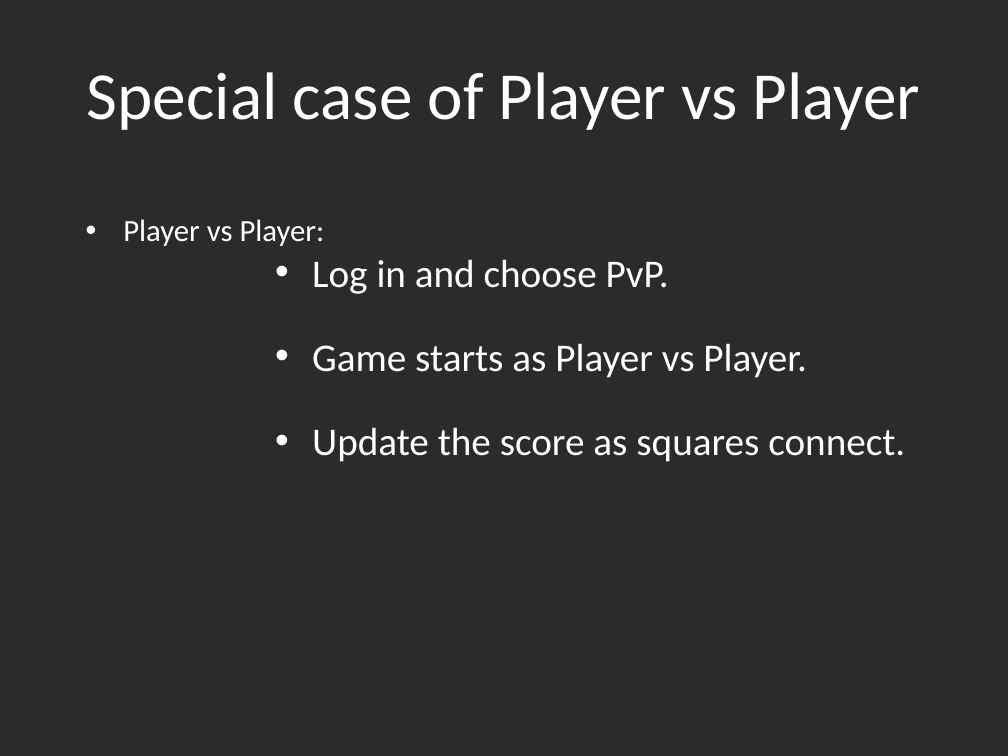
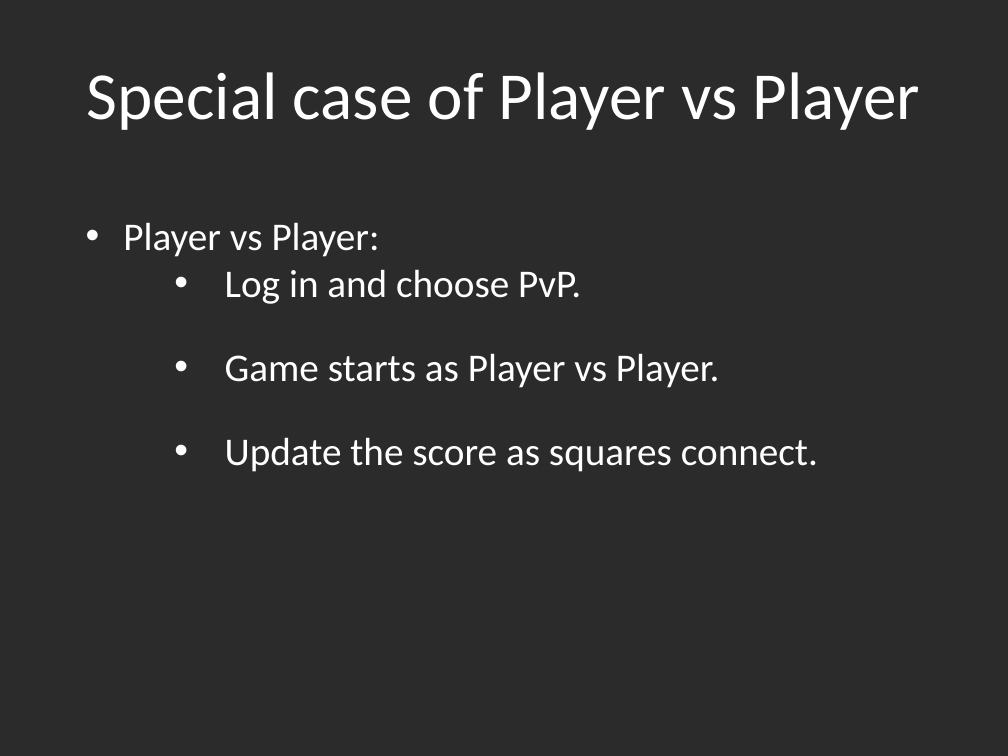
Before and after one commit to Amatarasu/A-Team, a slide deck: slide 7 of Power Point Presentation.pptx. Drawn at 1008x756 pixels with LibreOffice and Linux fonts; fonts in the diff are those of the drawing; background and template pictures are left out; a plain dark background stands for a picture behind light text. Boxes give left, top, right and bottom in pixels: in the first picture for what was removed or moved away, otherwise in the second. Text is boxed around its words. In the diff, an @@ line names an element or a change of style, - is before the commit and + after.

```diff
--- a/Power Point Presentation.pptx
+++ b/Power Point Presentation.pptx
@@ text "Player vs Player:" at [123, 222, 818, 472]: size 22 to 28 pt in "Player vs Player:"; indent changed; list level 6 to 4 in "Log in and choose PvP."; list level 6 to 4 in "Game starts as Player vs ..."; list level 6 to 4 in "Update the score as squares ..." @@
```
Also in this commit, not shown: 7 other slides changed, 2 other files.
